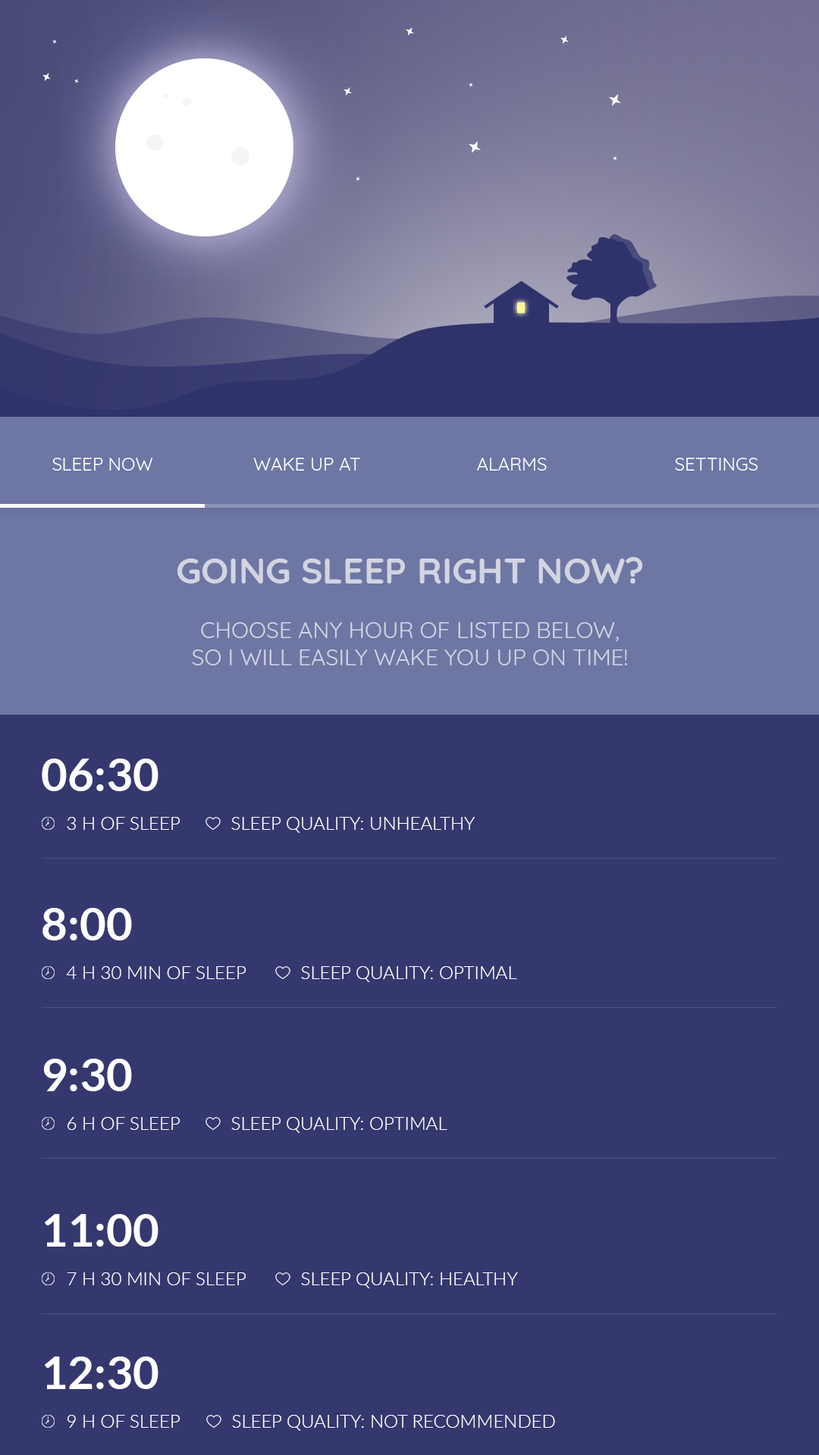
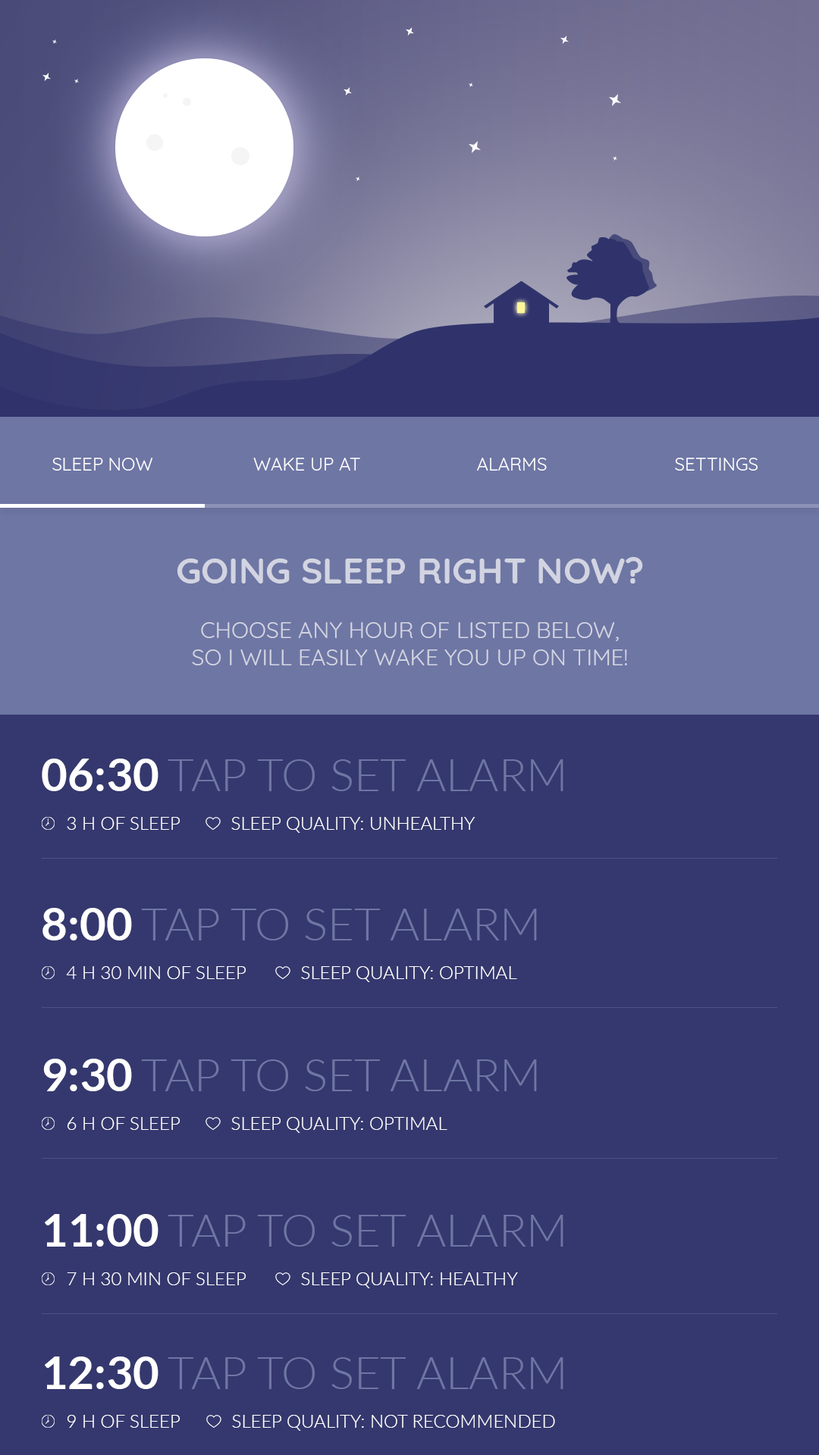
The second 819 × 1455 image is a revision of the first. Changes to its layers:
renamed "06:30" to "06:30 TAP TO SET ALARM", painted on it over [167, 759, 564, 792]
renamed "8:00" to "8:00 TAP TO SET ALARM", painted on it over [140, 908, 537, 941]
renamed "9:30" to "9:30 TAP TO SET ALARM", painted on it over [140, 1059, 537, 1092]
renamed "11:00" to "11:00 TAP TO SET ALARM", painted on it over [167, 1215, 564, 1247]
renamed "12:30" to "12:30 TAP TO SET ALARM", painted on it over [167, 1357, 564, 1390]
